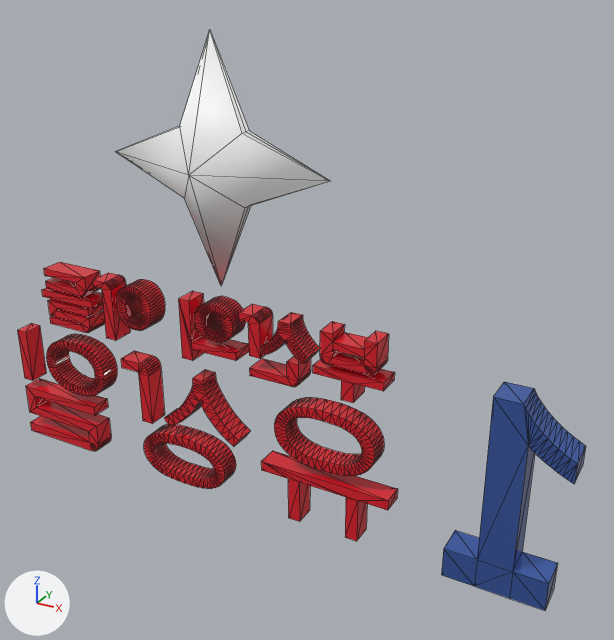
A saved change to the glTF model my-model.glb.
Camera for both pictures: a 50 mm lens placed at (0.953, -1.484, 1.371), pointed at (0.121, 0.029, 0.614). The lights are fixed; the arrows at lower left show +X, +Y and +Z. The picture after the commit comes second. Mesh edges are drawn as thin lines. Where no turn or scale is listed for an object, it has been applied to the vertices.

Objects in the first picture: 'TextPlus001', 'TextPlus002', 'Tube001'.
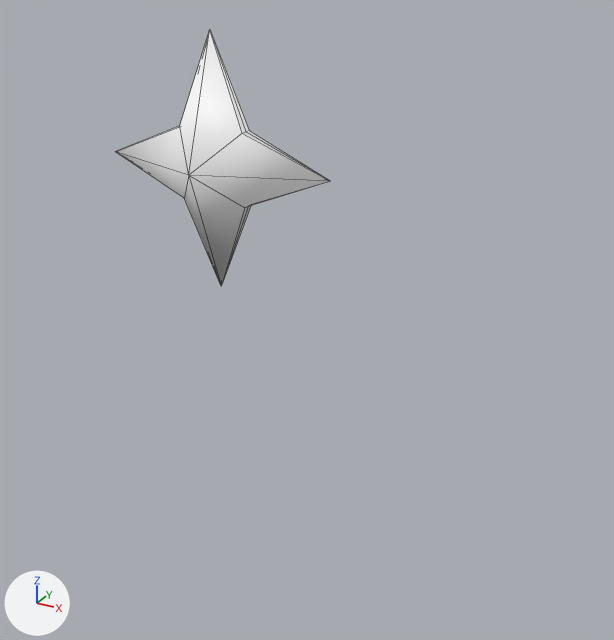
The newer file is also turned or shifted as a whole; pictures and numbers use the older file's frame.

Boxes (x1, y1, x2, y2) around the edits, measured in the pictures (614 x 640 px):
'TextPlus002', deleted (red)
    before: (17, 262, 398, 541)
'TextPlus001', deleted (blue)
    before: (442, 382, 586, 611)

What the commit changed:
Object 'TextPlus001' (ob_textplus001) is deleted.
Object 'TextPlus002' (ob_textplus002) is deleted.
